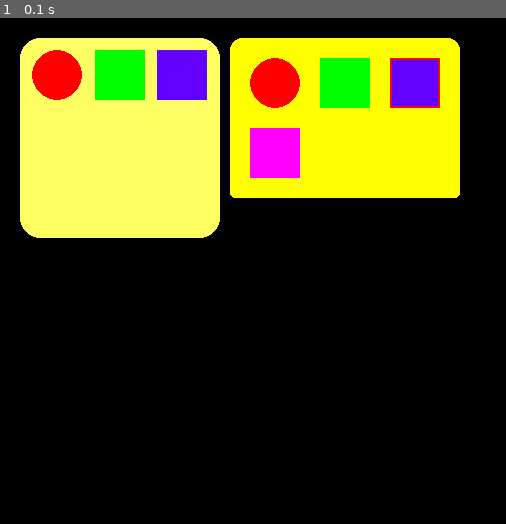
Above: before the commit, frame 1.
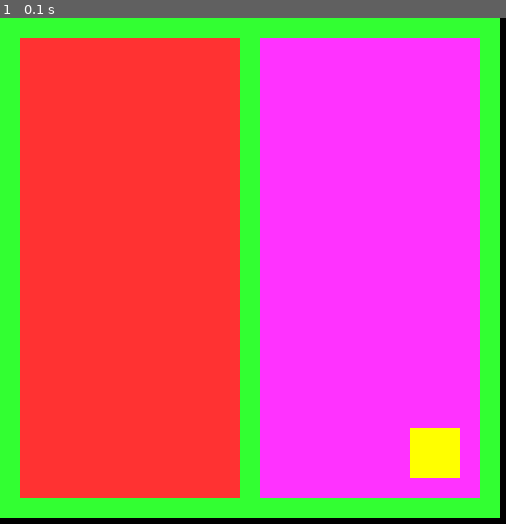
Above: after the commit, the same moment.

Repository: JyleFV/CoshUI
Game: pygame game, started from tests/main_test.py
Two runs of this game, one before a commit and one after it. Both use one fixed random seed, a clock stepped at 60 frames per second and the inputs below.
Inputs:
- Up to frame 1 (0.1 s): no input

The runs differ from the first frame. In frame 1, 98% of the frame differs, in the area x 0-99%, y 0-99%.

Commit message:
Cleaned up property owners, early implementations of align and justify, and wrote down some documentation

Diff:
--- a/src/coshui/__init__.py
+++ b/src/coshui/__init__.py
@@ -1,9 +1,9 @@
 from .nodes import Node, Container, Grid
 from .backends.pygame_backend import PygameBackend
 from .engine import CoshUIRenderer
-from .utility import get_node, Ref, set_default_font, add_class, add_font
+from .utility import get_node, Ref, set_default_font, add_class, add_font, preload_images
 from .animation import animate
 from .widgets import Button, Label, InputField, Checkbox
 from .types import CoshAlign, CoshJustify, CoshDirection, CoshLayout, CoshSizing, CoshStyling
 
-__all__ = ["add_font", "add_class", "CoshAlign", "CoshJustify", "CoshDirection", "CoshLayout", "CoshSizing", "CoshStyling", "Node", "Container", "Grid", "PygameBackend", "CoshUIRenderer", "get_node", "animate", "Ref", "Button", "Label", "InputField", "Checkbox", "set_default_font"]
+__all__ = ["preload_images", "add_font", "add_class", "CoshAlign", "CoshJustify", "CoshDirection", "CoshLayout", "CoshSizing", "CoshStyling", "Node", "Container", "Grid", "PygameBackend", "CoshUIRenderer", "get_node", "animate", "Ref", "Button", "Label", "InputField", "Checkbox", "set_default_font"]
--- a/src/coshui/animation.py
+++ b/src/coshui/animation.py
@@ -61,9 +61,28 @@
         self.finished = False
 
 def animate(n_property : str, target : Node, end_value, duration : float, easing : str):
+    """
+    Animates a node property over time.
+
+    This function creates a `Tween` object and adds it
+    to the global `_active_tweens` registry to be updated per frame.
+
+    :param n_property: The property you want to animate (e.g., 'position', 'scale', or 'alpha').
+    :param target: The Node instance the animation is applied to.
+    :param end_value: The final target value to reach by the end of the animation.
+    :param duration: Animation length in seconds.
+    :param easing: The easing curve name. Defaults to 'linear' if not passed.
+
+    .. note ::
+        **Best Practice:** Call this inside a callable passed to event fields.
+        **Requirement:** Ensure the target has an `id`. Nodes with no id are not persistent as of pre-v1.0.0 and may cause tweens to fail.
+    """
+
+    # TODO: Do more comprehensive checks on each parameter and raise CoshUIErrors for better DX.
+
     if n_property not in PROPERTY_MAP:
         close_match = difflib.get_close_matches(n_property, PROPERTY_MAP.keys(), n=1)
-        raise CoshUIError(f"Unknown property `{n_property}`. Did you mean `{close_match[0] if close_match else "Unknown"}`? Valid properties are: {list(PROPERTY_MAP.keys())}.")
+        raise CoshUIError(f"Unknown property `{n_property}`. Did you mean `{close_match[0] if close_match else 'Unknown'}`? Valid properties are: {list(PROPERTY_MAP.keys())}.")
 
     _, lerp_fn = PROPERTY_MAP[n_property]
     expected_type = PROPERTY_TYPE_MAP.get(lerp_fn)
--- a/src/coshui/backend.py
+++ b/src/coshui/backend.py
@@ -3,6 +3,14 @@
 class CoshBackend(ABC):
     @abstractmethod
     def _draw_rect(self):
+        pass
+
+    @abstractmethod
+    def _draw_text(self):
+        pass
+
+    @abstractmethod
+    def _draw_image(self):
         pass
 
     @abstractmethod
--- a/src/coshui/backends/pygame_backend.py
+++ b/src/coshui/backends/pygame_backend.py
@@ -8,6 +8,9 @@
     import pygame
 except ImportError:
     pygame = None
+
+_image_cache = {}
+_font_cache = {}
 
 class PygameBackend(CoshBackend):
     def __init__(self, surface):
@@ -65,7 +68,21 @@
         except ValueError:
             raise CoshUIError(f"Value in border radius is the wrong type")
 
+    def _draw_text(self):
+        pass
+
+    def _draw_image(self):
+        pass
+
     def flush(self, render_stack : list[RenderContext]):
+        from ..engine import CoshUI
+
+        if CoshUI._temp_paths:
+            for path in CoshUI._temp_paths:
+                image = pygame.image.load(path).convert_alpha()
+                _image_cache[path] = image
+            CoshUI._temp_paths.clear()
+
         for data in render_stack:
             scale = data.transform_scale
             scaled_w = data.width * scale
--- a/src/coshui/engine.py
+++ b/src/coshui/engine.py
@@ -4,8 +4,7 @@
 runs within its __enter__ and __exit__ dunder operators.
 
 The CoshUI global namespace is private and should only be accessed
-by internal code, never outside.
-"""
+by internal code, never outside."""
 
 import time
 
@@ -18,6 +17,8 @@
     _active_ids = set()
     _active_tweens = set()
     _style_dirty = set()
+    _temp_paths = set()
+    _temp_fonts = set()
     _font_library = {}
     _render_stack = []
     _style_class = {}
@@ -29,9 +30,10 @@
 class CoshUIRenderer:
     def __init__(self, backend : CoshBackend):
         from .nodes import Container
+        from .types import CoshSizing
         self.backend = backend
         screen_w, screen_h = self.backend.get_size()
-        self.root = Container()
+        self.root = Container(sizing=CoshSizing.FIXED, width=screen_w, height=screen_h)
 
     def __enter__(self):
         from .utility import update
--- a/src/coshui/nodes.py
+++ b/src/coshui/nodes.py
@@ -5,7 +5,7 @@
 import difflib
 
 from .cui_error import CoshUIError
-from .types import CoshLayout, CoshStyling, CoshDirection, CoshSizing, RenderContext
+from .types import CoshLayout, CoshStyling, CoshDirection, CoshSizing, CoshAlign, CoshJustify, RenderContext
 
 @dataclass
 class Node(ABC):
@@ -13,18 +13,19 @@
 
     layout : CoshLayout = field(default_factory=lambda: CoshLayout())
     style : CoshStyling = field(default_factory=lambda: CoshStyling())
+    children : list = field(default_factory=list)
+    sizing : CoshSizing = CoshSizing.FIT
     width : float = 0.0
     height : float = 0.0
     classes : str | None = None
     id : str | None = None
     z_index : int = 0
-    children : list = field(default_factory=list)
     on_hover : Callable | None = None
     on_unhover : Callable | None = None
     on_click : Callable | None = None
     on_release : Callable | None = None
     _was_hovered : bool = False
-    mouse_filter : bool = True # Currently a bool, if False, it will capture mouse events, if True, it will ignore mouse events.
+    mouse_filter : bool = True # Currently a bool, if True, it will capture mouse events, if False, it will ignore mouse events.
 
     def __post_init__(self):
         from .engine import CoshUI
@@ -74,6 +75,10 @@
 class ParentNode(Node):
     """A separate node that still inherits from Node but has custom methods specialized for "container-type" nodes."""
 
+    justify : CoshJustify = CoshJustify.START
+    align : CoshAlign = CoshAlign.START
+    gap : float = 0.0
+
     def __enter__(self):
         from .engine import CoshUI
         CoshUI._stack.append(self)
@@ -87,9 +92,7 @@
 class Container(ParentNode):
     """The base Container Node, simple but the most customizable."""
 
-    sizing : CoshSizing = CoshSizing.FIT
     direction : CoshDirection = CoshDirection.ROW
-    gap : float = 0.0
 
     def measure(self):
         if self.sizing != CoshSizing.FIT:
@@ -126,9 +129,7 @@
 class Grid(ParentNode):
     """A "container-like" node but specially designed for containing stacked elements with a predictable amount of elements per row."""
 
-    sizing : CoshSizing = CoshSizing.FIT
     column_count : int = 1
-    gap : float = 0.0
 
     def measure(self):
         if self.sizing != CoshSizing.FIT:
--- a/src/coshui/utility.py
+++ b/src/coshui/utility.py
@@ -28,32 +28,116 @@
         measure(child)
     node.measure()
 
+# NOTE: Align is currently the equivalent of CSS's `align-content`
+# TODO: Separate Align to `AlignContent` and `AlignItems` to make the library more flexible
 def layout(node : Node, x: float = 0.0, y: float = 0.0):
     node.layout.true_position = (x, y)
 
     if isinstance(node, Container):
+        if node.direction == CoshDirection.ROW:
+            total_content_size = sum(c.layout.width + (c.layout.margin * 2) for c in node.children) + (node.gap * (len(node.children) - 1))
+        else:
+            total_content_size = sum(c.layout.height + (c.layout.margin * 2) for c in node.children) + (node.gap * (len(node.children) - 1))
+
         cursor_x = x + node.layout.padding
         cursor_y = y + node.layout.padding
 
+        if node.direction == CoshDirection.ROW:
+            total_gap = node.gap * (len(node.children) - 1)
+            available_width = node.layout.width - (node.layout.padding * 2) - total_gap
+
+            fill_widgets = [child for child in node.children if child.sizing is CoshSizing.FILL]
+            static_widgets = [child for child in node.children if child.sizing is not CoshSizing.FILL]
+
+            for widget in static_widgets:
+                available_width -= (widget.layout.width + widget.layout.margin * 2)
+
+            if fill_widgets:
+                shared_width = max(0, available_width / len(fill_widgets))
+                for child in fill_widgets:
+                    child.layout.width = shared_width
+                    child.layout.height = node.layout.height - (node.layout.padding * 2) - (child.layout.margin * 2)
+
+            total_content_size = sum(c.layout.width + (c.layout.margin * 2) for c in node.children) + total_gap
+
+            match node.justify:
+                case CoshJustify.CENTER:
+                    cursor_x = x + (node.layout.width / 2) - (total_content_size / 2)
+                case CoshJustify.END:
+                    cursor_x = x + node.layout.width - node.layout.padding - total_content_size
+        else:
+            total_gap = node.gap * (len(node.children) - 1)
+            available_height = node.layout.height - (node.layout.padding * 2) - total_gap
+
+            fill_widgets = [child for child in node.children if child.sizing is CoshSizing.FILL]
+            static_widgets = [child for child in node.children if child.sizing is not CoshSizing.FILL]
+
+            for widget in static_widgets:
+                available_height -= (widget.layout.height + widget.layout.margin * 2)
+
+            if fill_widgets:
+                shared_height = max(0, available_height / len(fill_widgets))
+                for child in fill_widgets:
+                    child.layout.height = shared_height
+                    child.layout.width = node.layout.width - (node.layout.padding * 2) - (child.layout.margin * 2)
+
+            total_content_size = sum(c.layout.height + (c.layout.margin * 2) for c in node.children) + total_gap
+
+            match node.justify:
+                case CoshJustify.CENTER:
+                    cursor_y = y + (node.layout.height / 2) - (total_content_size / 2)
+                case CoshJustify.END:
+                    cursor_y = y + node.layout.height - node.layout.padding - total_content_size
+
         for child in node.children:
-            layout(child, cursor_x + child.layout.margin, cursor_y + child.layout.margin)
-            match node.direction:
-                case CoshDirection.ROW:
-                    cursor_x += child.layout.width + (child.layout.margin * 2) + node.gap
-                case CoshDirection.COLUMN:
-                    cursor_y += child.layout.height + (child.layout.margin * 2) + node.gap
+            if node.direction == CoshDirection.ROW:
+                match node.align:
+                    case CoshAlign.START:  child_y = y + node.layout.padding
+                    case CoshAlign.CENTER: child_y = y + (node.layout.height / 2) - ((child.layout.height + child.layout.margin * 2) / 2)
+                    case CoshAlign.END:    child_y = y + node.layout.height - node.layout.padding - (child.layout.height + child.layout.margin * 2)
+
+                layout(child, cursor_x + child.layout.margin, child_y + child.layout.margin)
+                cursor_x += child.layout.width + (child.layout.margin * 2) + node.gap
+
+            else:
+                match node.align:
+                    case CoshAlign.START:  child_x = x + node.layout.padding
+                    case CoshAlign.CENTER: child_x = x + (node.layout.width / 2) - ((child.layout.width + child.layout.margin * 2) / 2)
+                    case CoshAlign.END:    child_x = x + node.layout.width - node.layout.padding - (child.layout.width + child.layout.margin * 2)
+
+                layout(child, child_x + child.layout.margin, cursor_y + child.layout.margin)
+                cursor_y += child.layout.height + (child.layout.margin * 2) + node.gap
 
     if isinstance(node, Grid):
-        cursor_x = x + node.layout.padding
-        cursor_y = y + node.layout.padding
-
-        for i, child in enumerate(node.children):
-            layout(child, cursor_x + child.layout.margin, cursor_y + child.layout.margin)
-            cursor_x += child.layout.width + (child.layout.margin * 2) + node.gap
-
-            if (i + 1) % node.column_count == 0:
-                cursor_x = x + node.layout.padding
-                cursor_y += child.layout.height + (child.layout.margin * 2) + node.gap
+        rows = [node.children[i:i + node.column_count] for i in range(0, len(node.children), node.column_count)]
+
+        row_heights = [max(child.layout.height + (child.layout.margin * 2) for child in row) for row in rows]
+        total_content_height = sum(row_heights) + (node.gap * (len(rows) - 1))
+
+        match node.align:
+            case CoshAlign.START:
+                current_y = y + node.layout.padding
+            case CoshAlign.CENTER:
+                current_y = y + (node.layout.height / 2) - (total_content_height / 2)
+            case CoshAlign.END:
+                current_y = y + node.layout.height - node.layout.padding - total_content_height
+
+        for i, row in enumerate(rows):
+            row_width = sum(child.layout.width + (child.layout.margin * 2) for child in row) + (node.gap * (len(row) - 1))
+
+            match node.justify:
+                case CoshJustify.START:
+                    current_x = x + node.layout.padding
+                case CoshJustify.CENTER:
+                    current_x = x + (node.layout.width / 2) - (row_width / 2)
+                case CoshJustify.END:
+                    current_x = x + node.layout.width - node.layout.padding - row_width
+
+            for child in row:
+                layout(child, current_x + child.layout.margin, current_y + child.layout.margin)
+                current_x += child.layout.width + (child.layout.margin * 2) + node.gap
+
+            current_y += row_heights[i] + node.gap
 
 def update(delta : float):
     for tween in CoshUI._active_tweens:
@@ -150,6 +234,10 @@
 # ================ Nodes ================
 
 def get_node(node_name : str):
+    """
+    Returns the passed in node.
+    """
+
     node = CoshUI._node_map.get(node_name)
     if node is None:
         close_match = difflib.get_close_matches(node_name, CoshUI._node_map.keys(), n=1)
@@ -169,8 +257,27 @@
 
 # ================ Preload Helpers ================
 
-def preload_images(path : str | list):
-    pass
+def preload_images(img_paths : str | list):
+    """
+    Preloads images to the backend to create image textures early.
+
+    :param img_paths: Can be a string with a single value or a list of strings.
+    :type img_paths: `str | list`
+    :raises CoshUIError: If a path does not exist or is not a file
+
+    .. note ::
+        `preload_images()` converts relative file paths to absolute paths based on the current working directory.
+    """
+
+    if isinstance(img_paths, str):
+        img_paths = [img_paths]
+
+    for path in img_paths:
+        abs_path = os.path.abspath(path)
+        if not os.path.exists(abs_path) or not os.path.isfile(abs_path):
+            raise CoshUIError(f"Image path `{abs_path}` doesn't exist or is not a file.")
+
+        CoshUI._temp_paths.add(abs_path)
 
 # ================ Preload Helpers ================
 
--- a/src/coshui/widgets.py
+++ b/src/coshui/widgets.py
@@ -51,7 +51,7 @@
 class Checkbox(Element):
     pass
 
-class Checkbox(Element):
+class Dropdown(Element):
     pass
 
 class Image(Element):
--- a/tests/main_test.py
+++ b/tests/main_test.py
@@ -7,39 +7,24 @@
 BLACK = (0, 0, 0)
 
 def hovered():
-    animate("scale", get_node("element3"), 1.2, 0.15, "ease_in")
+    animate("position", get_node("element"), (200, 0), 0.35, "ease_in")
 
-def unhover():
-    animate("scale", get_node("element3"), 1.0, 0.15, "ease_in")
-
-def clicked():
-    animate("position", get_node("container1"), (100, 100), 0.35, "ease_in")
-
-def released():
-    animate("position", get_node("container1"), (0, 0), 0.35, "ease_in")
+def unhovered():
+    animate("position", get_node("element"), (0, 0), 0.35, "ease_in_out")
 
 def UI(screen : pygame.Surface):
     with CoshUIRenderer(PygameBackend(screen)):
-        with Container(sizing=CoshSizing.FIT, layout=CoshLayout(padding=20), gap=10):
-            with Container(z_index=10, sizing=CoshSizing.FIXED, gap=12.5, id="container1", layout=CoshLayout(width=200, height=200, padding=12.5), style=CoshStyling(background_color=(255, 255, 100), border_radius=20)):
-                Button(z_index=1, id="element", layout=CoshLayout(width=50, height=50), style=CoshStyling(background_color=(255, 0, 0), border_radius=100))
-                Button(z_index=0, id="element2", layout=CoshLayout(width=50, height=50), style=CoshStyling(background_color=(0, 255, 0)))
-                Button(layout=CoshLayout(width=50, height=50), style=CoshStyling(background_color=(100, 0, 255)))
-            with Grid(id="container2", layout=CoshLayout(padding=20), style=CoshStyling(background_color=(255, 255, 0), alpha=255, border_radius=(12, 12, 5, 5)), column_count=3, gap=20):
-                Button(on_unhover=unhover, on_hover=hovered, on_click=clicked, on_release=released, z_index=1, id="element3", layout=CoshLayout(width=50, height=50), style=CoshStyling(background_color=(255, 0, 0), border_radius=100))
-                Button(z_index=0, id="element4", layout=CoshLayout(width=50, height=50), style=CoshStyling(background_color=(0, 255, 0)))
-                Button(layout=CoshLayout(width=50, height=50), style=CoshStyling(background_color=(100, 0, 255), border=(255, 1, 0, 2)))
-                Button(id="magenta_btn", on_hover=hovered,width=50, height=50, style=CoshStyling(background_color=(255, 0, 255)))
+        with Container(sizing=CoshSizing.FIT, gap=10, justify=CoshJustify.CENTER, align=CoshAlign.CENTER):
+            with Container(direction=CoshDirection.ROW, sizing=CoshSizing.FILL, width=500, height=500, gap=20, style=CoshStyling(background_color=(50, 255, 50)), layout=CoshLayout(padding=20)):
+                Button(id="element", width=50, height=65, style=CoshStyling(background_color=(255, 50, 50)), sizing=CoshSizing.FILL, z_index=1)
+                with Container(justify=CoshJustify.END, align=CoshAlign.END, sizing=CoshSizing.FILL, style=CoshStyling(background_color=(255, 50, 255))):
+                    Button(id="hello", z_index=10, on_hover=hovered, on_unhover=unhovered, width=50, height=50, style=CoshStyling(background_color=(255, 255, 0)), layout=CoshLayout(margin=20))
 
 def main():
     pygame.init()
     screen = pygame.display.set_mode((WIDTH, HEIGHT))
     pygame.display.set_caption("CoshUI Test")
     clock = pygame.time.Clock()
-
-    add_class("red", CoshStyling(background_color=(0, 0, 255)))
-    add_class("blue", CoshStyling(background_color=(255, 0, 0)))
-    add_class("radius", CoshStyling(border_radius=5))
 
     running = True
     while running:
Not shown, removed: TODO.md
